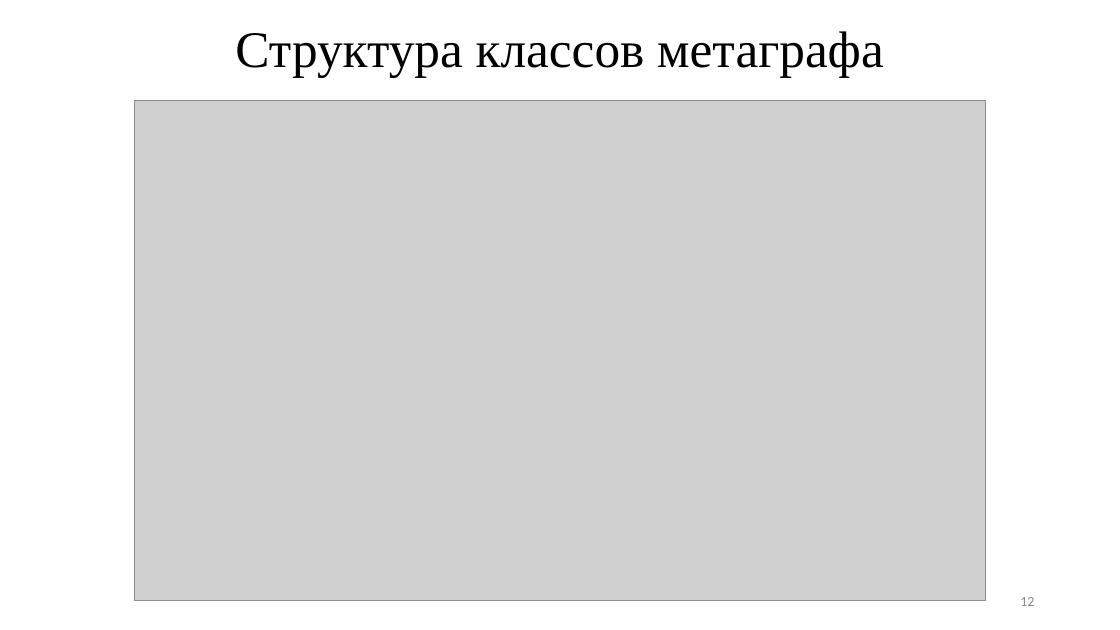
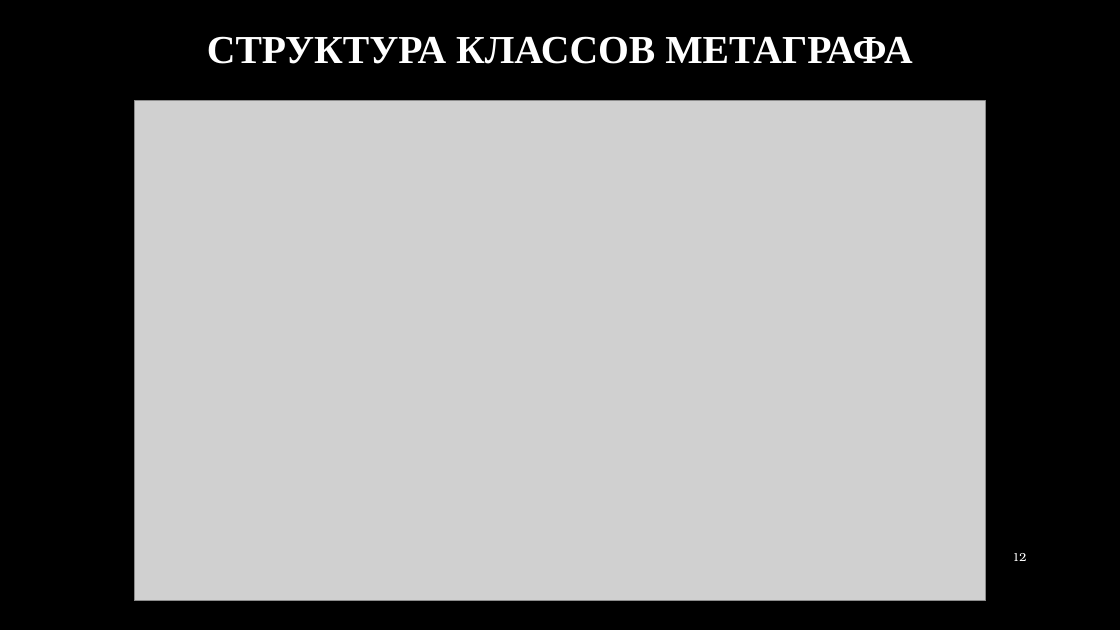
Before and after one commit to DMfananddu/Diploma, a slide deck: slide 12 of Защита диплома.pptx. Drawn at 1120x630 pixels with LibreOffice and Linux fonts; fonts in the diff are those of the drawing; grey boxes stand for pictures; background and template pictures are left out. Boxes give left, top, right and bottom in pixels: in the first picture for what was removed or moved away, otherwise in the second. Text is boxed around its words. In the diff, an @@ line names an element or a change of style, - is before the commit and + after.

```diff
--- a/Защита диплома.pptx
+++ b/Защита диплома.pptx
@@ background #FFFFFF to picture (left out) @@
@@ title at [207, 36, 912, 64]: text changed; size 44 to 34 pt; text colour #000000 to #FFFFFF; bold on @@
-Структура классов метаграфа
+СТРУКТУРА КЛАССОВ МЕТАГРАФА
@@ page number: place and size @@
-page number at [1020, 597, 1034, 606]
+page number at [1012, 553, 1026, 561]
@@ page number at [1012, 553, 1026, 561]: size 12 to 10 pt, font Calibri to TeX Gyre Bonum, text colour #8C8C8C to #FFFFFF @@
```
Also in this commit, not shown: 13 other slides changed, 1 slide added, 1 slide removed.
